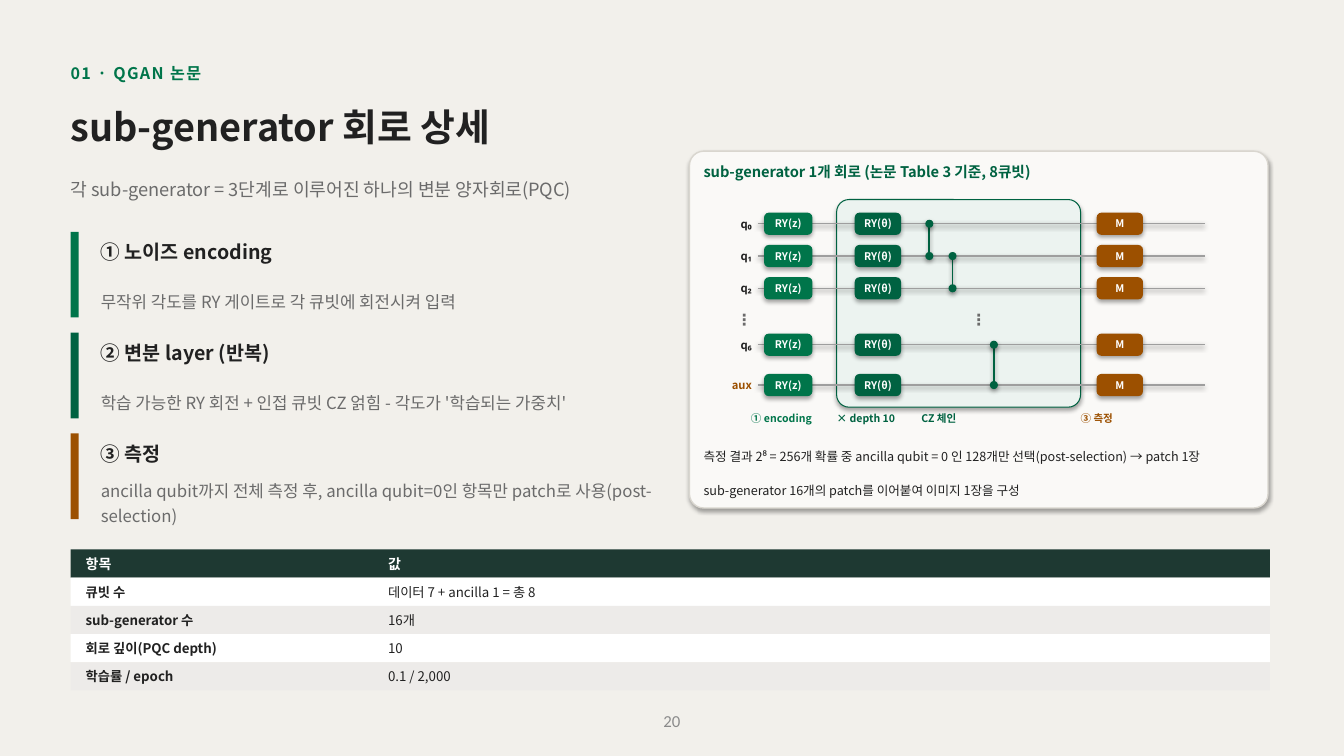
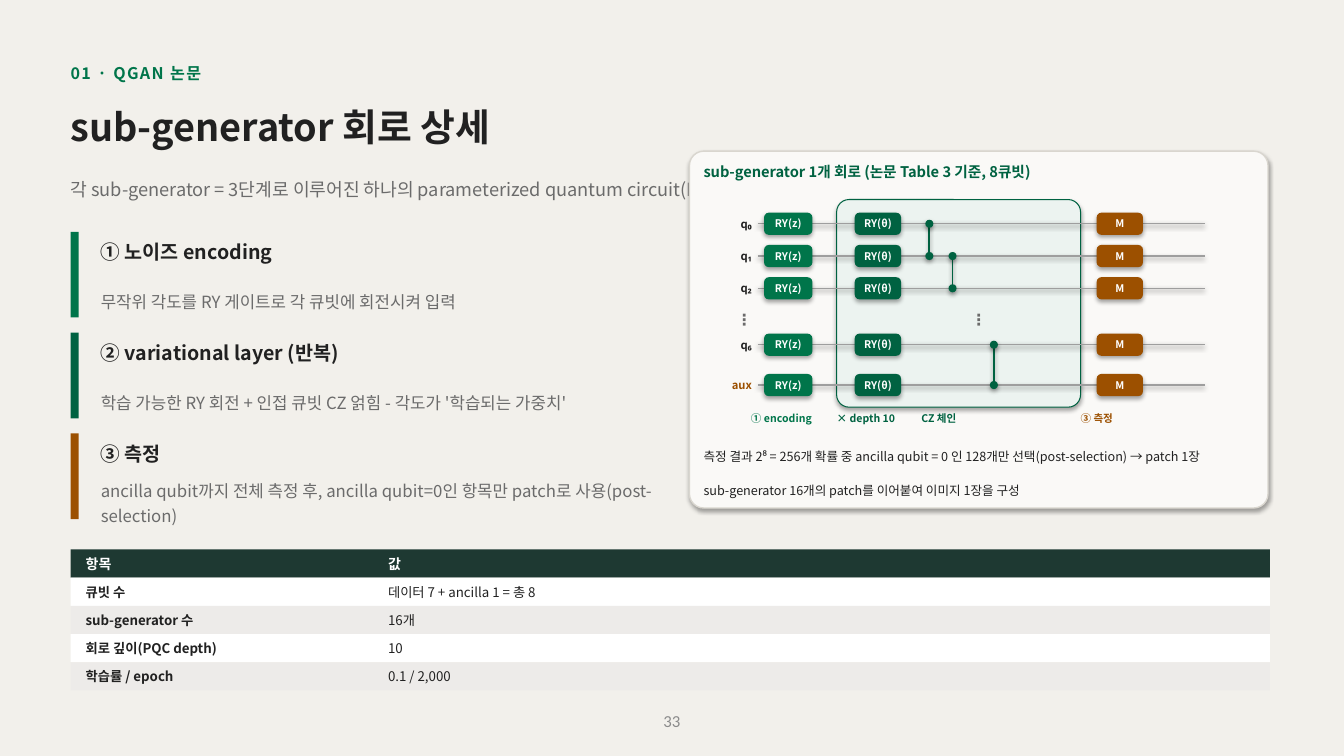
Before and after one commit to hyunhp/skin_disease_qml, a slide deck: slide 33 of practice/day1_slides/day1_theory_slides.pptx (slide 20 before the commit). Drawn at 1344x756 pixels with LibreOffice and Linux fonts; fonts in the diff are those of the drawing. Boxes give left, top, right and bottom in pixels: in the first picture for what was removed or moved away, otherwise in the second. Text is boxed around its words. In the diff, an @@ line names an element or a change of style, - is before the commit and + after.

```diff
--- a/practice/day1_slides/day1_theory_slides.pptx
+++ b/practice/day1_slides/day1_theory_slides.pptx
@@ text at <box>71,181,729,201</box>: text changed @@
-각 sub-generator = 3단계로 이루어진 하나의 변분 양자회로(PQC)
+각 sub-generator = 3단계로 이루어진 하나의 parameterized quantum circuit(PQC)
@@ text at <box>101,343,339,365</box>: text changed @@
-② 변분 layer (반복)
+② variational layer (반복)
@@ page number at <box>663,716,680,727</box>: text changed @@
-20
+33
```
Also in this commit, not shown: 10 other slides changed, 14 slides added, 34 other files.
